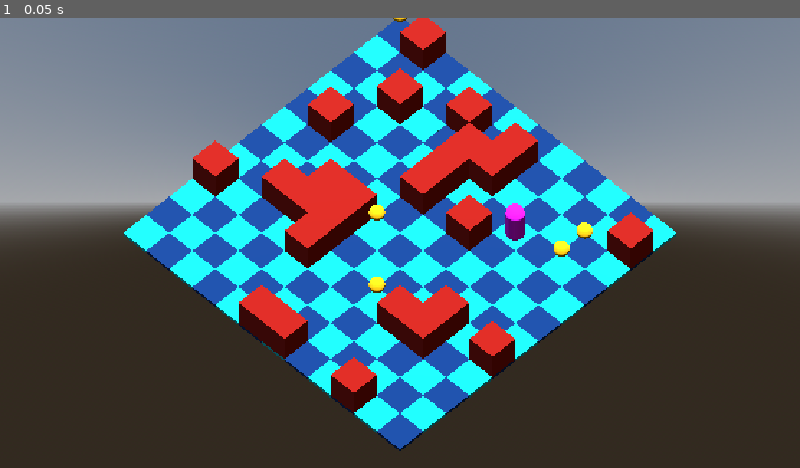
Above: before the commit, frame 1.
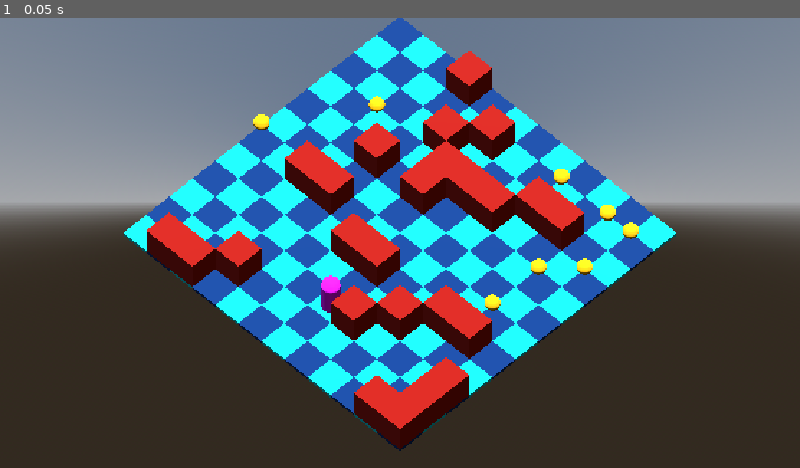
Above: after the commit, the same moment.

Repository: kaezrr/RLExplorer
Game: Godot game, scene res://scenes/main.tscn
Two runs of this game, one before a commit and one after it. Both use one fixed random seed, a clock stepped at 60 frames per second and the inputs below.
Inputs:
- Up to frame 1 (0.05 s): no input

The runs differ from the first frame. In frame 1, 16% of the frame differs, in the area x 18-82%, y 0-96%.

Commit message:
add bfs and reachability check

Diff:
--- a/scenes/main.tscn
+++ b/scenes/main.tscn
@@ -22,7 +22,6 @@
 
 [node name="Main" type="Node3D" unique_id=341774346]
 script = ExtResource("1_0wfyh")
-MAP_SEED = 129837
 
 [node name="GridMap" type="GridMap" parent="." unique_id=235537360]
 mesh_library = ExtResource("1_o5qli")
--- a/scripts/grid_world.gd
+++ b/scripts/grid_world.gd
@@ -1,5 +1,6 @@
 extends Node
 class_name GridWorld
+
 
 const GRID_SIZE := 12
 
@@ -10,18 +11,57 @@
 
 const MIN_COLLECTIBLES := 5
 const MAX_COLLECTIBLES := 8
+
 const OBSTACLE_DENSITY := 0.18
-
-
+const MAX_GENERATION_ATTEMPTS := 50
 
 
 func generate_map(map_seed: int) -> Array:
+	var current_seed := map_seed
+
+	for attempt in range(MAX_GENERATION_ATTEMPTS):
+		var grid := generate_raw_map(current_seed)
+
+		var start_position := find_agent_start(grid)
+
+		var reachability := Reachability.new()
+
+		if reachability.is_map_valid(
+			grid,
+			start_position
+		):
+			print(
+				"Valid map generated with seed ",
+				current_seed,
+				" after ",
+				attempt + 1,
+				" attempt(s)."
+			)
+
+			return grid
+
+		current_seed += 1
+
+	print(
+		"WARNING: Could not generate a valid map after ",
+		MAX_GENERATION_ATTEMPTS,
+		" attempts."
+	)
+
+	# Fallback.
+	return generate_raw_map(current_seed)
+
+
+func generate_raw_map(map_seed: int) -> Array:
 	var rng := RandomNumberGenerator.new()
 	rng.seed = map_seed
 
 	var grid: Array = []
 
-	# Create an empty GRID_SIZE x GRID_SIZE grid.
+	# --------------------------------------------------
+	# 1. Create an empty grid.
+	# --------------------------------------------------
+
 	for y in range(GRID_SIZE):
 		var row: Array = []
 
@@ -30,49 +70,100 @@
 
 		grid.append(row)
 
-	# Create a list of every grid position.
+
+	# --------------------------------------------------
+	# 2. Create a list of every cell.
+	# --------------------------------------------------
+
 	var available_cells: Array[Vector2i] = []
 
 	for y in range(GRID_SIZE):
 		for x in range(GRID_SIZE):
-			available_cells.append(Vector2i(x, y))
+			available_cells.append(
+				Vector2i(x, y)
+			)
 
-	# Randomly place obstacles using the seeded RNG.
+
+	# --------------------------------------------------
+	# 3. Place obstacles.
+	# --------------------------------------------------
+
 	var total_cells := GRID_SIZE * GRID_SIZE
-	var obstacle_count := int(total_cells * OBSTACLE_DENSITY)
+
+	var obstacle_count := int(
+		total_cells * OBSTACLE_DENSITY
+	)
 
 	for i in range(obstacle_count):
-		var random_index := rng.randi_range(0, available_cells.size() - 1)
-		var position: Vector2i = available_cells[random_index]
+		var random_index := rng.randi_range(
+			0,
+			available_cells.size() - 1
+		)
+
+		var position: Vector2i = available_cells[
+			random_index
+		]
 
 		grid[position.y][position.x] = OBSTACLE
 
-		# Remove the selected cell so it cannot be selected again.
-		available_cells.remove_at(random_index)
+		available_cells.remove_at(
+			random_index
+		)
 
-	# The remaining cells are empty.
-	# Randomly choose the number of collectibles.
+
+	# --------------------------------------------------
+	# 4. Place collectibles.
+	# --------------------------------------------------
+
 	var collectible_count := rng.randi_range(
 		MIN_COLLECTIBLES,
 		MAX_COLLECTIBLES
 	)
 
 	for i in range(collectible_count):
-		var random_index := rng.randi_range(0, available_cells.size() - 1)
-		var position: Vector2i = available_cells[random_index]
+		var random_index := rng.randi_range(
+			0,
+			available_cells.size() - 1
+		)
+
+		var position: Vector2i = available_cells[
+			random_index
+		]
 
 		grid[position.y][position.x] = COLLECTIBLE
 
-		# Remove it so it cannot also become the agent start.
-		available_cells.remove_at(random_index)
+		available_cells.remove_at(
+			random_index
+		)
 
-	# Pick one remaining empty cell as the agent start.
-	var start_index := rng.randi_range(0, available_cells.size() - 1)
-	var start_position: Vector2i = available_cells[start_index]
+
+	# --------------------------------------------------
+	# 5. Place the agent start.
+	# --------------------------------------------------
+
+	var start_index := rng.randi_range(
+		0,
+		available_cells.size() - 1
+	)
+
+	var start_position: Vector2i = available_cells[
+		start_index
+	]
 
 	grid[start_position.y][start_position.x] = AGENT_START
 
+
 	return grid
+
+
+func find_agent_start(grid: Array) -> Vector2i:
+	for y in range(grid.size()):
+		for x in range(grid[y].size()):
+
+			if grid[y][x] == AGENT_START:
+				return Vector2i(x, y)
+
+	return Vector2i.ZERO
 
 
 func print_map(grid: Array) -> void:
@@ -82,13 +173,17 @@
 		var line := ""
 
 		for x in range(GRID_SIZE):
+
 			match grid[y][x]:
 				EMPTY:
 					line += ". "
+
 				OBSTACLE:
 					line += "# "
+
 				COLLECTIBLE:
 					line += "C "
+
 				AGENT_START:
 					line += "A "
 
--- a/scripts/main.gd
+++ b/scripts/main.gd
@@ -40,7 +40,6 @@
 	grid_world.print_map(grid)
 
 
-
 func find_agent_start(grid: Array) -> Vector2i:
 	for y in range(grid.size()):
 		for x in range(grid[y].size()):
--- /dev/null
+++ b/scripts/reachability.gd
@@ -0,0 +1,102 @@
+extends Node
+class_name Reachability
+
+
+const EMPTY := 0
+const OBSTACLE := 1
+const COLLECTIBLE := 2
+const AGENT_START := 3
+
+
+const DIRECTIONS := [
+	Vector2i.UP,
+	Vector2i.DOWN,
+	Vector2i.LEFT,
+	Vector2i.RIGHT
+]
+
+
+func get_reachable_cells(
+	grid_data: Array,
+	start_pos: Vector2i
+) -> Array[Vector2i]:
+
+	var reachable: Array[Vector2i] = []
+	var visited := {}
+
+	var queue: Array[Vector2i] = []
+
+	queue.append(start_pos)
+	visited[start_pos] = true
+
+	while not queue.is_empty():
+		var current: Vector2i = queue.pop_front()
+
+		reachable.append(current)
+
+		for direction in DIRECTIONS:
+			var next: Vector2i = current + direction
+
+			# Ignore positions outside the grid.
+			if not is_inside_grid(grid_data, next):
+				continue
+
+			# Ignore obstacles.
+			if grid_data[next.y][next.x] == OBSTACLE:
+				continue
+
+			# Ignore cells we already visited.
+			if visited.has(next):
+				continue
+
+			visited[next] = true
+			queue.append(next)
+
+	return reachable
+
+
+func is_map_valid(
+	grid_data: Array,
+	start_pos: Vector2i
+) -> bool:
+
+	var reachable := get_reachable_cells(
+		grid_data,
+		start_pos
+	)
+
+	var reachable_set := {}
+
+	for position in reachable:
+		reachable_set[position] = true
+
+	for y in range(grid_data.size()):
+		for x in range(grid_data[y].size()):
+
+			if grid_data[y][x] == COLLECTIBLE:
+				var collectible_position := Vector2i(x, y)
+
+				if not reachable_set.has(collectible_position):
+					return false
+
+	return true
+
+
+func is_inside_grid(
+	grid_data: Array,
+	position: Vector2i
+) -> bool:
+
+	if position.y < 0:
+		return false
+
+	if position.y >= grid_data.size():
+		return false
+
+	if position.x < 0:
+		return false
+
+	if position.x >= grid_data[position.y].size():
+		return false
+
+	return true
Not shown, added: scripts/reachability.gd.uid
